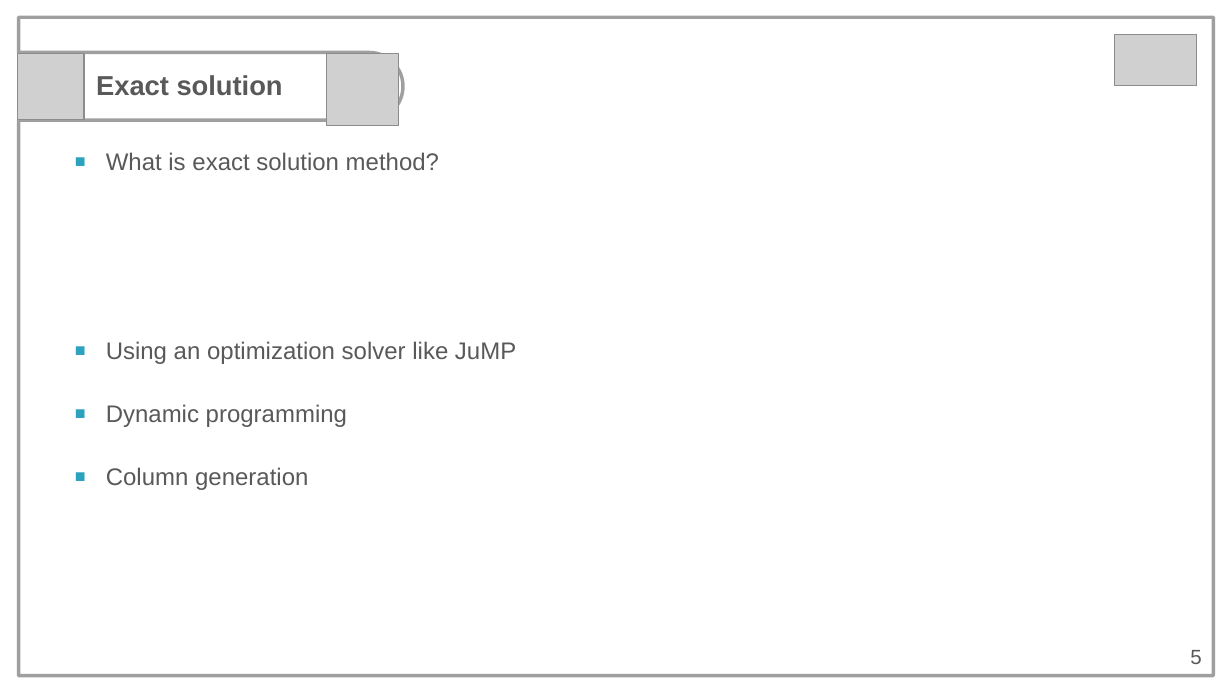
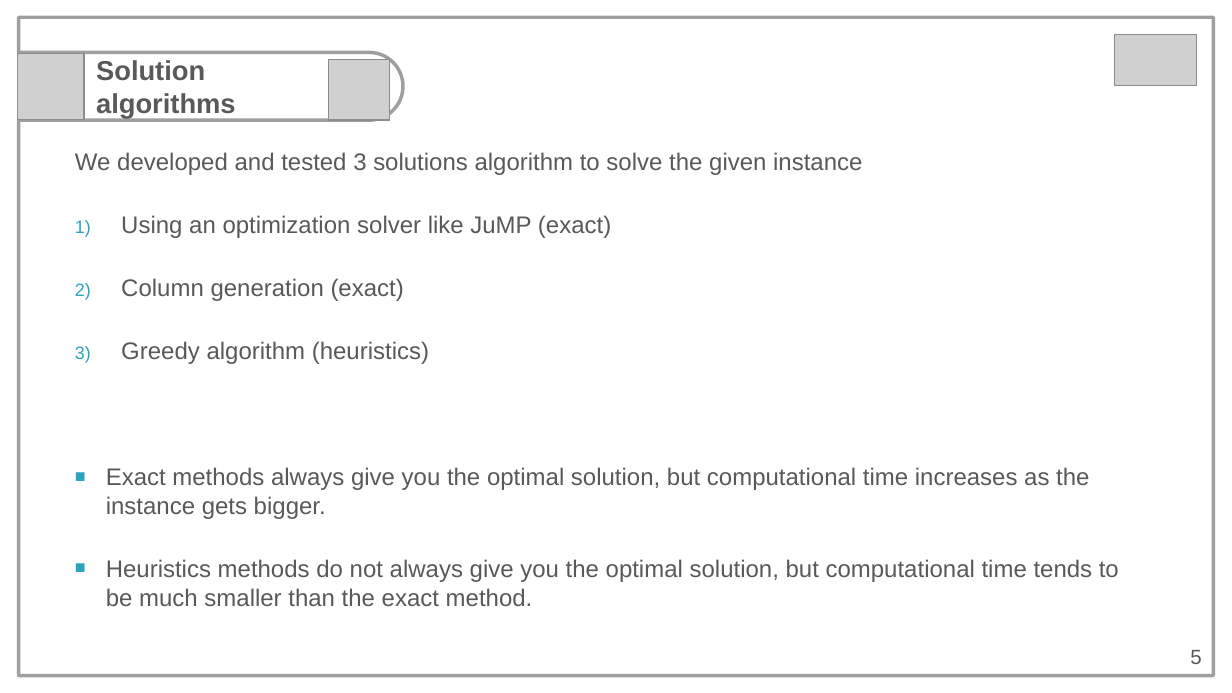
Before and after one commit to YMF2022/IntegerOptimizationCourse, a slide deck: slide 5 of OptimisationCourse_finalpresentation.pptx. Drawn at 1232x693 pixels with LibreOffice and Linux fonts; fonts in the diff are those of the drawing; grey boxes stand for pictures. Boxes give left, top, right and bottom in pixels: in the first picture for what was removed or moved away, otherwise in the second. Text is boxed around its words. In the diff, an @@ line names an element or a change of style, - is before the commit and + after.

```diff
--- a/OptimisationCourse_finalpresentation.pptx
+++ b/OptimisationCourse_finalpresentation.pptx
@@ text at (96, 60, 235, 119): text changed @@
-Exact solution
+Solution
+algorithms
@@ picture: place and size @@
-picture at (326, 53, 399, 126)
+picture at (329, 60, 389, 121)
@@ text at (75, 152, 1119, 606): text changed @@
-■ What is exact solution method?
-■ Using an optimization solver like JuMP
-■ Dynamic programming
-■ Column generation
+We developed and tested 3 solutions algorithm to solve the given instance
+1) Using an optimization solver like JuMP (exact)
+2) Column generation (exact)
+3) Greedy algorithm (heuristics)
+■ Exact methods always give you the optimal solution, but computational time increases as the instance gets bigger.
+■ Heuristics methods do not always give you the optimal solution, but computational time tends to be much smaller than the exact method.
```
Also in this commit, not shown: 5 other slides changed, 1 slide added, 1 slide removed, 9 other files.
